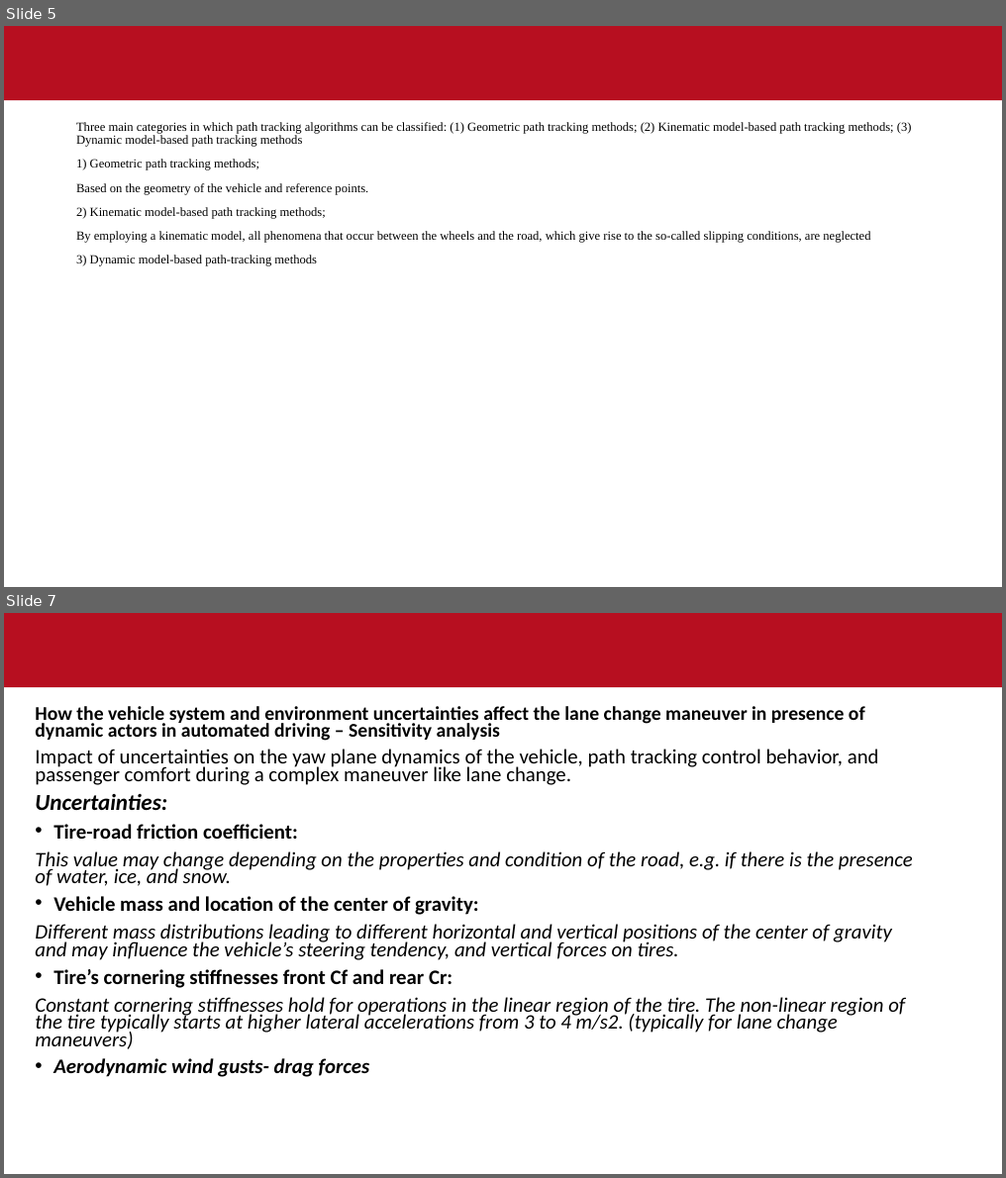
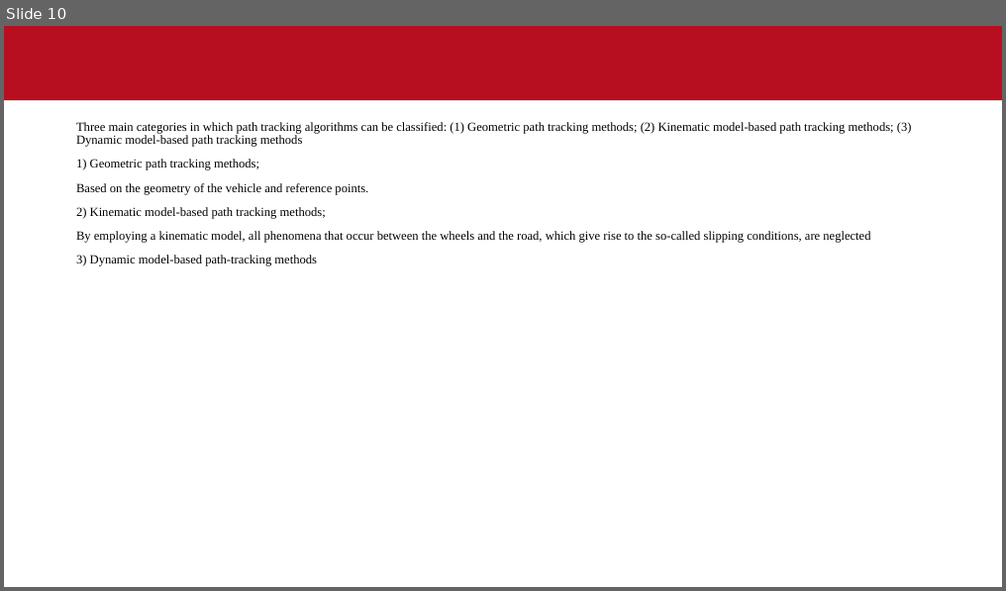
Before and after one commit to sandeepsulake96/Highway-motion-planning-using-artificial-potential-fields-with-environment-uncertainities, a slide deck: Thesis_outline.pptx. Shown one above the other, each under a label of ours: slides 5 and 7 before the commit, slide 10 after it; the slides between them are not shown. The pictures are 1006x1178 and 1006x591 pixels, drawn with LibreOffice and Linux fonts; fonts in the diff are those of the drawing; background and template pictures are left out. Boxes give left, top, right and bottom in pixels: in the first picture for what was removed or moved away, otherwise in the second. Text is boxed around its words. In the diff, an @@ line names an element or a change of style, - is before the commit and + after.

```diff
--- a/Thesis_outline.pptx
+++ b/Thesis_outline.pptx
@@ slide 7 removed at [4,613,1002,1174], background #FFFFFF; not listed: 1 template element that a slide beside it also shows @@
@@ text removed at [35,706,913,1077] @@
-How the vehicle system and environment uncertainties affect the lane change maneuver in presence of dynamic actors in automated driving – Sensitivity analysis
-Impact of uncertainties on the yaw plane dynamics of the vehicle, path tracking control behavior, and passenger comfort during a complex maneuver like lane change.
-Uncertainties:
-• Tire-road friction coefficient:
-This value may change depending on the properties and condition of the road, e.g. if there is the presence of water, ice, and snow.
-• Vehicle mass and location of the center of gravity:
-Different mass distributions leading to different horizontal and vertical positions of the center of gravity and may influence the vehicle’s steering tendency, and vertical forces on tires.
-• Tire’s cornering stiffnesses front Cf and rear Cr:
-Constant cornering stiffnesses hold for operations in the linear region of the tire. The non-linear region of the tire typically starts at higher lateral accelerations from 3 to 4 m/s2. (typically for lane change maneuvers)
-• Aerodynamic wind gusts- drag forces
@@ what was slide 5 is now slide 10 @@
```
Also in this commit, not shown: 6 slides changed, 7 slides added, 2 other slides removed.
